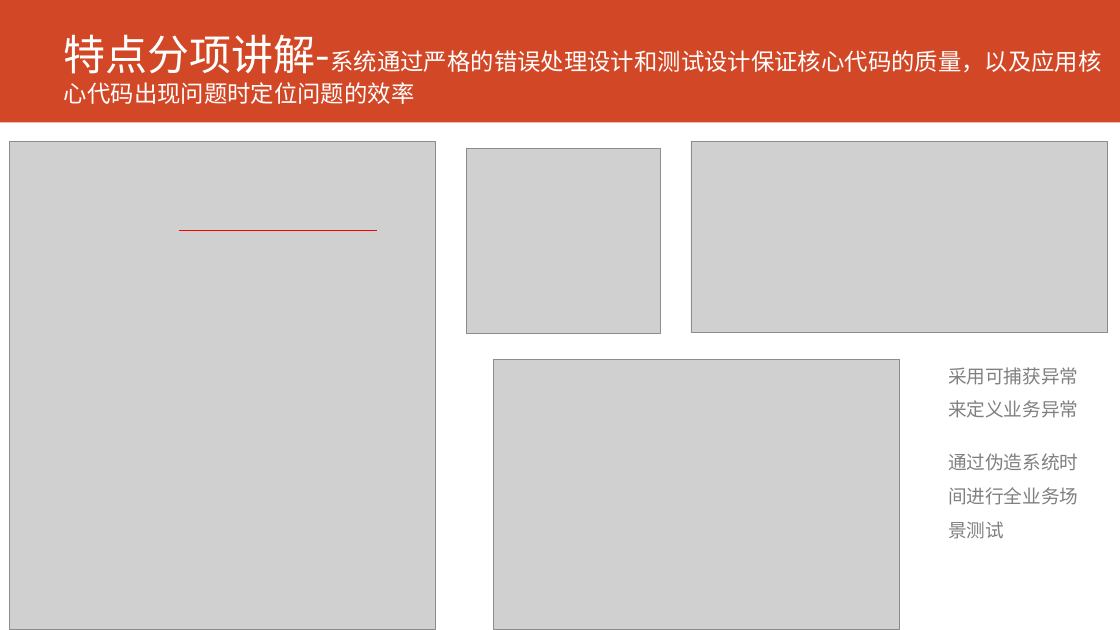
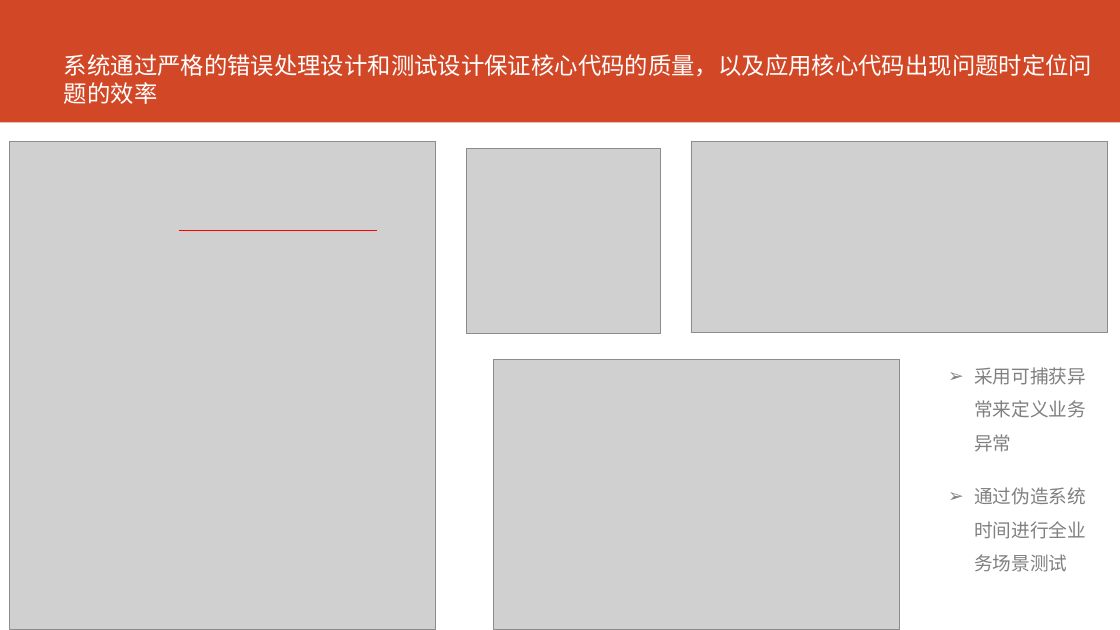
Before and after one commit to AppSecAI-TEST/hospital, a slide deck: slide 12 of doc/EVE新一代HIS核心系统.pptx. Drawn at 1120x630 pixels with LibreOffice and Linux fonts; fonts in the diff are those of the drawing; grey boxes stand for pictures. Boxes give left, top, right and bottom in pixels: in the first picture for what was removed or moved away, otherwise in the second. Text is boxed around its words. In the diff, an @@ line names an element or a change of style, - is before the commit and + after.

```diff
--- a/doc/EVE新一代HIS核心系统.pptx
+++ b/doc/EVE新一代HIS核心系统.pptx
@@ title at [64, 54, 1092, 104]: text changed @@
-特点分项讲解-系统通过严格的错误处理设计和测试设计保证核心代码的质量，以及应用核心代码出现问题时定位问题的效率
+系统通过严格的错误处理设计和测试设计保证核心代码的质量，以及应用核心代码出现问题时定位问题的效率
@@ text "采用可捕获异常来定义业务异常" at [974, 367, 1086, 572]: bullet none to ➢ @@
```
Also in this commit, not shown: 12 other slides changed.
